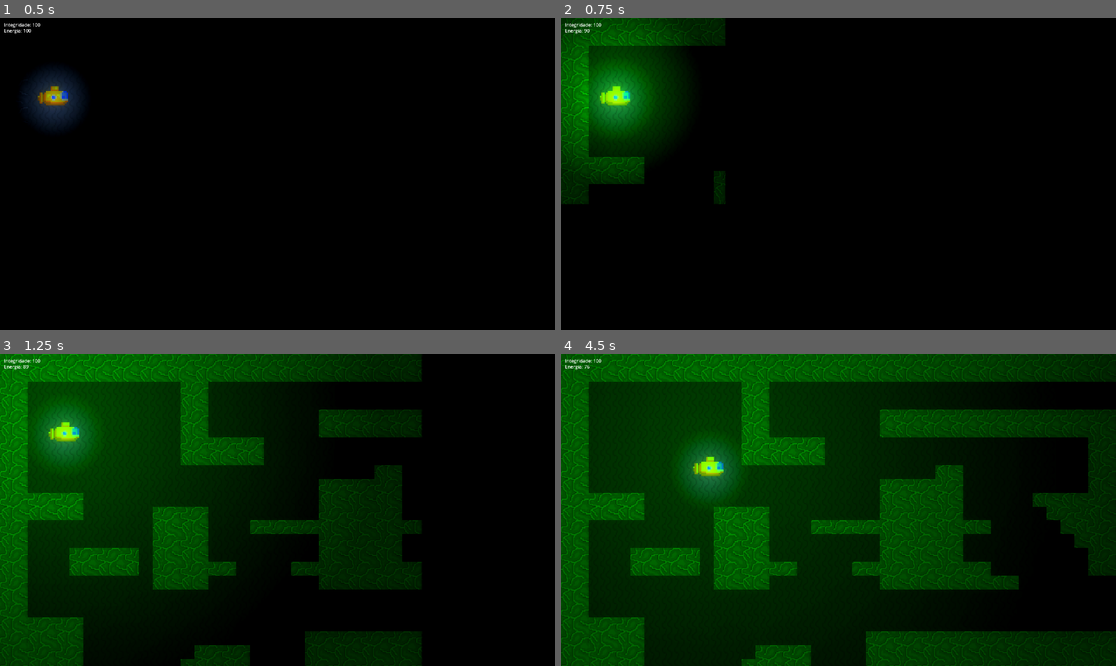
Above: before the commit, frames 1-4 (two rows, left to right).
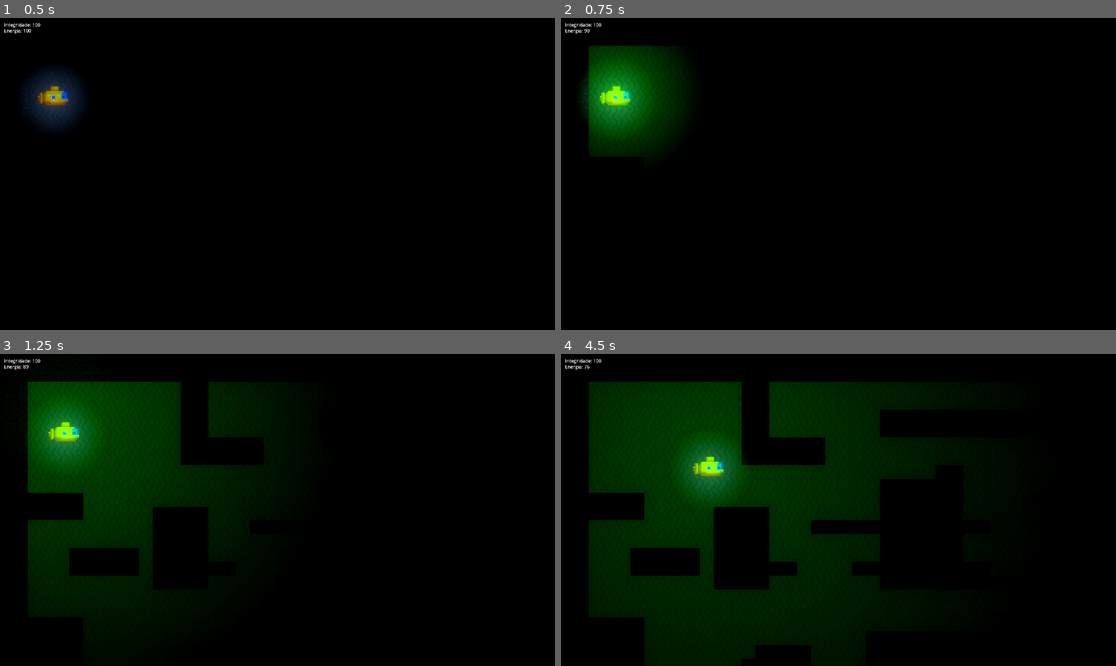
Above: after the commit, the same moments.

Repository: LitheFulminare/subechoXP3
Game: Godot game, scene res://Scenes/Layouts/Main 1.tscn
Same seed, same stepped clock (60 frames per second), same inputs: the game is played once before the commit and once after it.
Inputs:
- Up to frame 1 (0.5 s): no input
- Up to frame 2 (0.75 s): tap Enter at 0.5 s; hold D (Right) from 0.53 s (still down); hold F (Sonar) from 0.53 s (still down)
- Up to frame 3 (1.25 s): keep holding D (Right); keep holding F (Sonar)
- Up to frame 4 (4.5 s): release D (Right) at 1.28 s; release F (Sonar) at 1.28 s; hold S (Down) 1.28-2.03 s; tap F (Sonar) at 1.35, 2.85, 4.35 s; hold D (Right) 2.03-2.78 s; hold F (Sonar) 2.03-2.78 s; hold W (Up) 2.78-3.53 s; hold F (Sonar) 3.53-4.28 s; hold A (Left) from 3.53 s (still down)

Frame 1 is identical in both runs. In frame 2, 6.1% of the frame differs, in the area x 0-30%, y 0-60%; in frame 3, 31%; in frame 4, 42%, in the area x 0-100%, y 0-100%.

Commit message:
cm4
misc

Diff:
--- a/Scenes/Layouts/Main 1.tscn
+++ b/Scenes/Layouts/Main 1.tscn
@@ -38,6 +38,7 @@
 sources/0 = SubResource("TileSetAtlasSource_3e0e8")
 
 [sub_resource type="CanvasItemMaterial" id="CanvasItemMaterial_fk0it"]
+blend_mode = 2
 light_mode = 2
 
 [sub_resource type="Gradient" id="Gradient_gq56k"]
--- a/Scenes/Player_e_misc/CharacterBody2D.gd
+++ b/Scenes/Player_e_misc/CharacterBody2D.gd
@@ -70,5 +70,7 @@
 		$Sonar.energy = 1.0
 
 
+
+
 func _on_sonar_cooldown_timeout():
 	sonar = false
